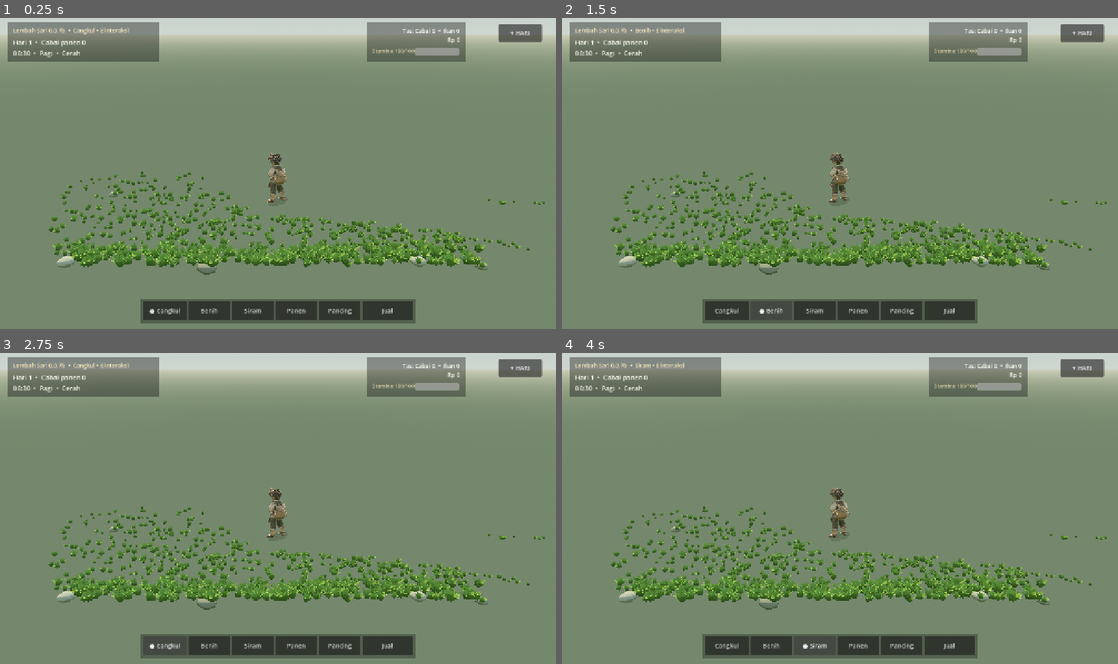
Above: before the commit, frames 1-4 (two rows, left to right).
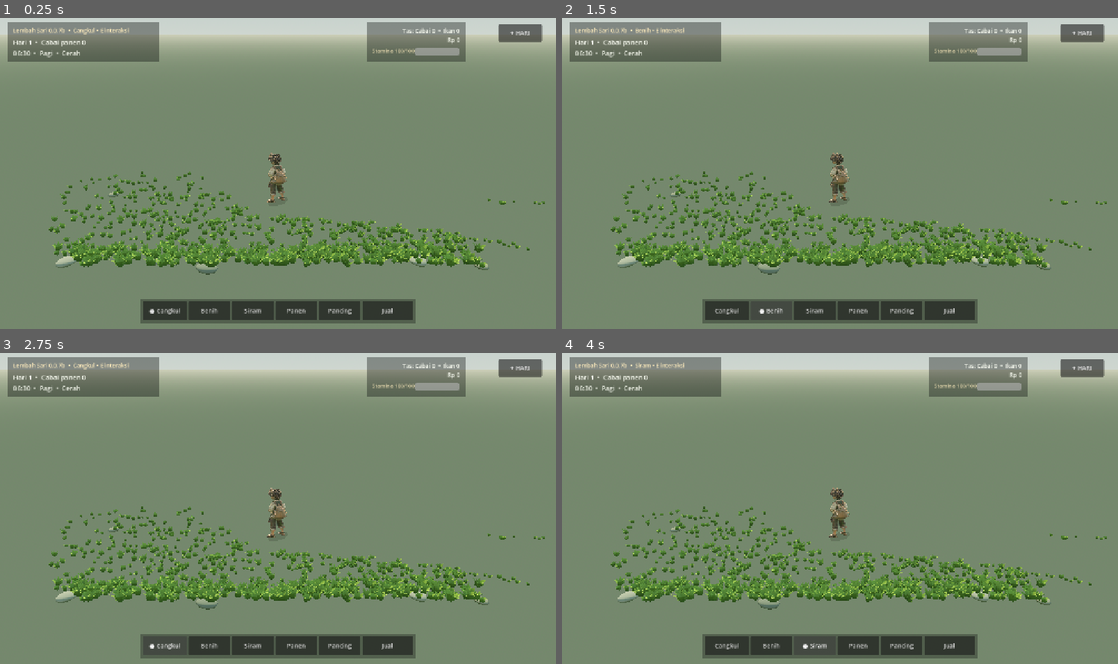
Above: after the commit, the same moments.

Repository: eneft/Lembah-sari
Game: Godot game, scene res://scenes/PlayableV5Test.tscn
Two runs of this game, one before a commit and one after it. Both use one fixed random seed, a clock stepped at 60 frames per second and the inputs below.
Inputs:
- Up to frame 1 (0.25 s): no input
- Up to frame 2 (1.5 s): click "● Cangkul" at 0.5 s; click "Benih" at 1.25 s
- Up to frame 3 (2.75 s): click "Cangkul" at 2 s
- Up to frame 4 (4 s): click "Siram" at 2.75 s; click "● Siram" at 3.5 s

The runs differ from the first frame. In frame 1, less than 0.1% of the frame differs, in the area x 10-88%, y 55-83%; in frame 2, less than 0.1%; in frame 3, less than 0.1%; in frame 4, less than 0.1%.

Commit message:
Make river stones less stark and more naturally partly buried

Diff:
--- a/scripts/village_ground_details.gd
+++ b/scripts/village_ground_details.gd
@@ -14,7 +14,7 @@
 	root.name = "LandscapedGroundDetails"
 	world.add_child(root)
 	var stones: Array[StandardMaterial3D] = []
-	for tone: String in ["807f6c","969483","777664"]:
+	for tone: String in ["777965","818574","666d5e"]:
 		var material := StandardMaterial3D.new()
 		material.albedo_color = Color(tone)
 		material.roughness = 0.94
@@ -22,8 +22,8 @@
 		stones.append(material)
 	var size: Vector2 = view.get_viewport().get_visible_rect().size
 	var stone_mesh := SphereMesh.new()
-	stone_mesh.radial_segments = 8
-	stone_mesh.rings = 4
+	stone_mesh.radial_segments = 12
+	stone_mesh.rings = 7
 	var planted: int = 0
 	for setting: Dictionary in ROCKS:
 		var fraction: Vector2 = setting["uv"]
@@ -37,7 +37,7 @@
 		stone.mesh = stone_mesh
 		stone.material_override = stones[int(setting["tone"])]
 		var scale_m: float = float(setting["size"])
-		stone.scale = Vector3(scale_m*1.18,scale_m*0.60,scale_m*0.93)
+		stone.scale = Vector3(scale_m*1.31,scale_m*0.46,scale_m*0.99)
 		stone.rotation_degrees.y = float(abs(String(stone.name).hash())%145)
 		root.add_child(stone)
 		# bury the bottom 35% and keep the stone small enough to not hide water
